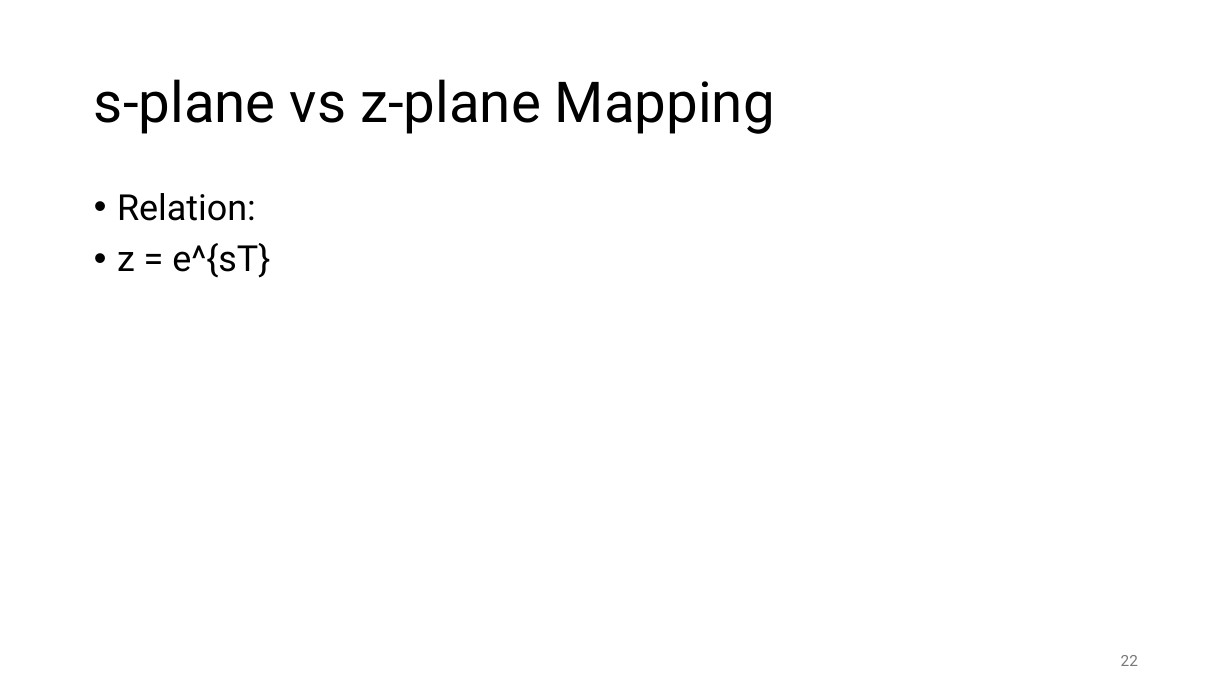
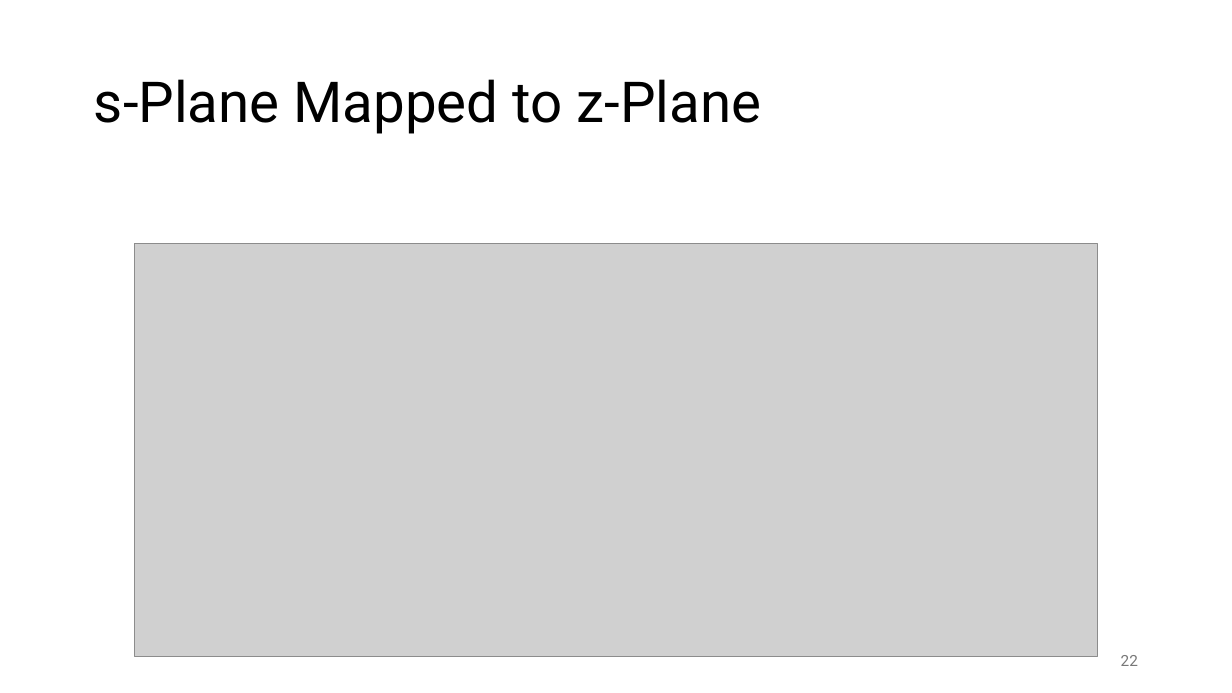
Before and after one commit to FelixWick/control_engineering, a slide deck: slide 22 of slides/6_discrete_controllers.pptx. Drawn at 1232x693 pixels with LibreOffice and Linux fonts; fonts in the diff are those of the drawing; grey boxes stand for pictures. Boxes give left, top, right and bottom in pixels: in the first picture for what was removed or moved away, otherwise in the second. Text is boxed around its words. In the diff, an @@ line names an element or a change of style, - is before the commit and + after.

```diff
--- a/slides/6_discrete_controllers.pptx
+++ b/slides/6_discrete_controllers.pptx
@@ title at [94,79,762,134]: text changed @@
-s-plane vs z-plane Mapping
+s-Plane Mapped to z-Plane
@@ text removed at [117,193,270,278] @@
-• Relation:
-• z = e^{sT}
@@ picture added at [134,244,1098,656] @@
```
Also in this commit, not shown: 14 other slides changed, 2 slides added, 7 slides removed, 4 other files.
